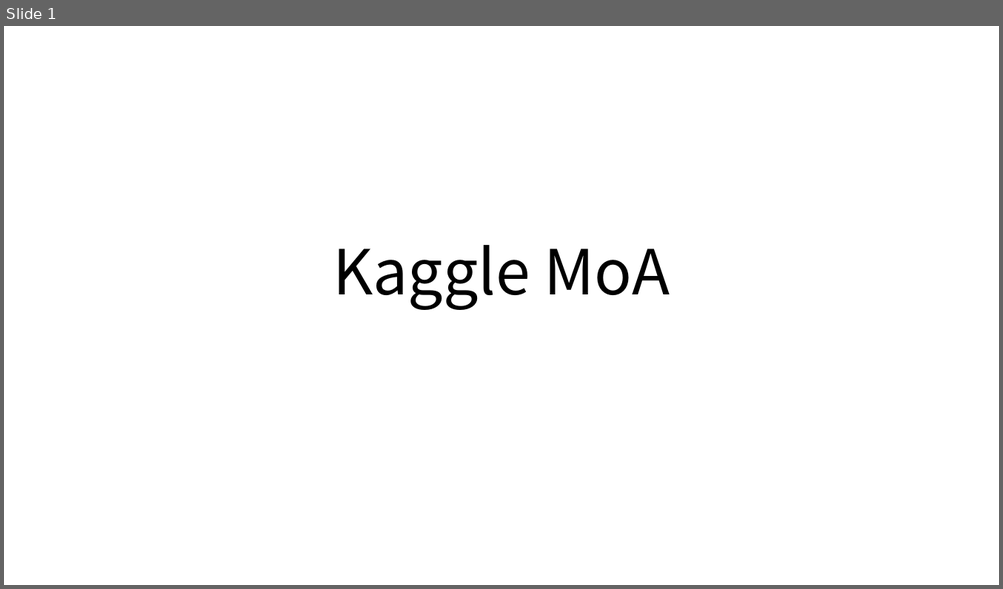
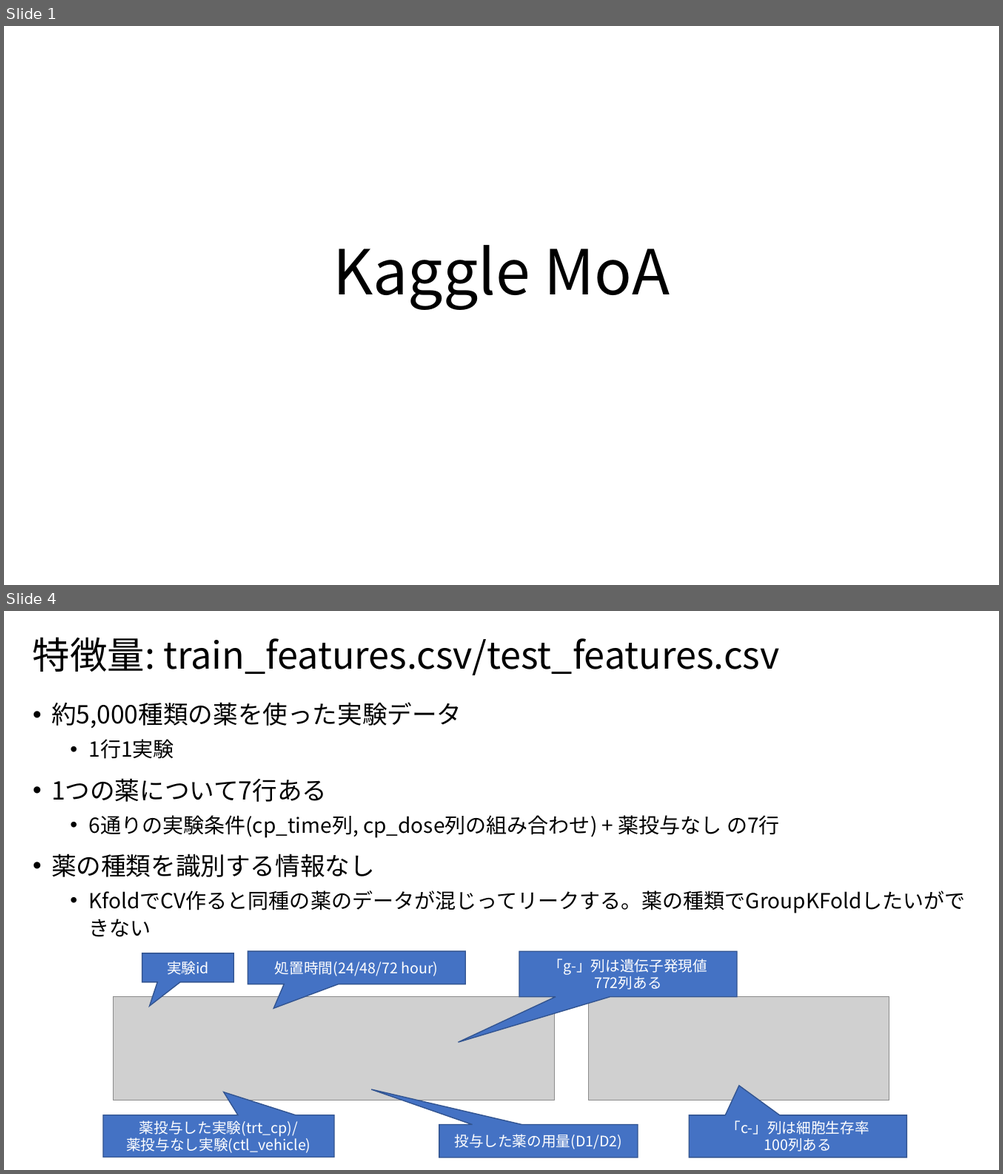
Before and after one commit to riron1206/kaggle_MoA, a slide deck: Kaggle_MoA.pptx. Shown one above the other, each under a label of ours: slide 1 before the commit, slides 1 and 4 after it; the slides between them are not shown. The pictures are 1003x589 and 1003x1174 pixels, drawn with LibreOffice and Linux fonts; fonts in the diff are those of the drawing; grey boxes stand for pictures. Boxes give left, top, right and bottom in pixels: in the first picture for what was removed or moved away, otherwise in the second. Text is boxed around its words. In the diff, an @@ line names an element or a change of style, - is before the commit and + after.

```diff
--- a/Kaggle_MoA.pptx
+++ b/Kaggle_MoA.pptx
@@ slide 4 added at <box>4,611,999,1170</box>, background #FFFFFF @@
@@ title added at <box>33,637,779,675</box>, 36 pt, text #000000 @@
+特徴量: train_features.csv/test_features.csv
@@ text added at <box>51,702,965,914</box>, 20 pt, text #000000 @@
+• 約5,000種類の薬を使った実験データ
+  • 1行1実験
+• 1つの薬について7行ある
+  • 6通りの実験条件(cp_time列, cp_dose列の組み合わせ) + 薬投与なし の7行
+• 薬の種類を識別する情報なし
+  • KfoldでCV作ると同種の薬のデータが混じってリークする。薬の種類でGroupKFoldしたいができない
@@ group added at <box>103,951,907,1158</box>: 6 speech boxes, 2 pictures @@
+実験id
+薬投与した実験(trt_cp)/
+薬投与なし実験(ctl_vehicle)
+処置時間(24/48/72 hour)
+投与した薬の用量(D1/D2)
+「g-」列は遺伝子発現値
+772列ある
+「c-」列は細胞生存率
+100列ある
```
Also in this commit, not shown: 1 slide changed, 3 other slides added, 2 other files.
